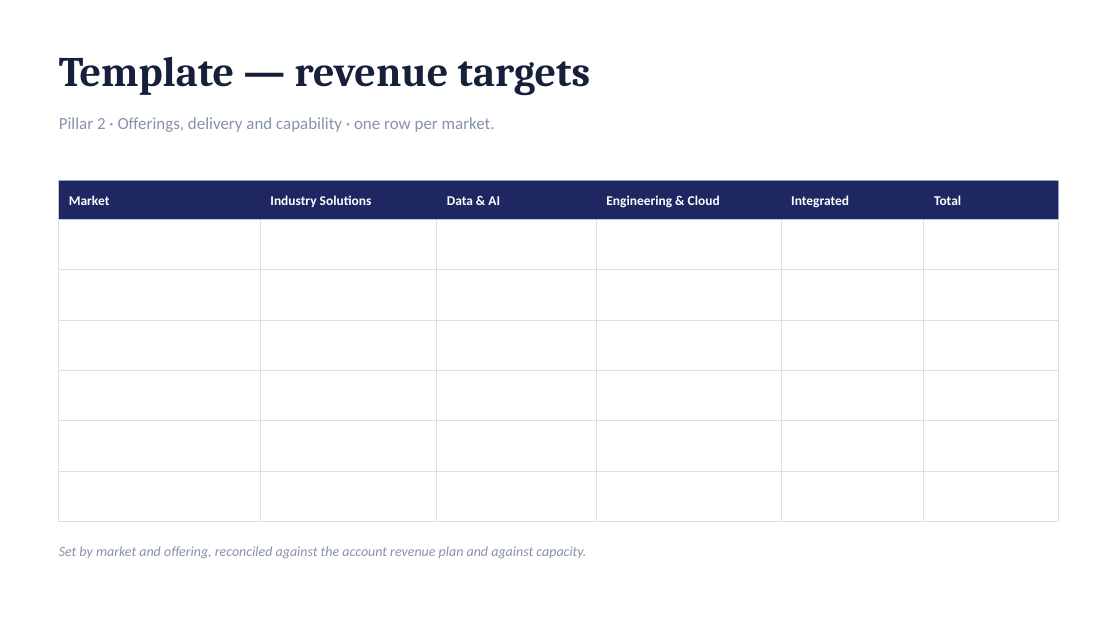
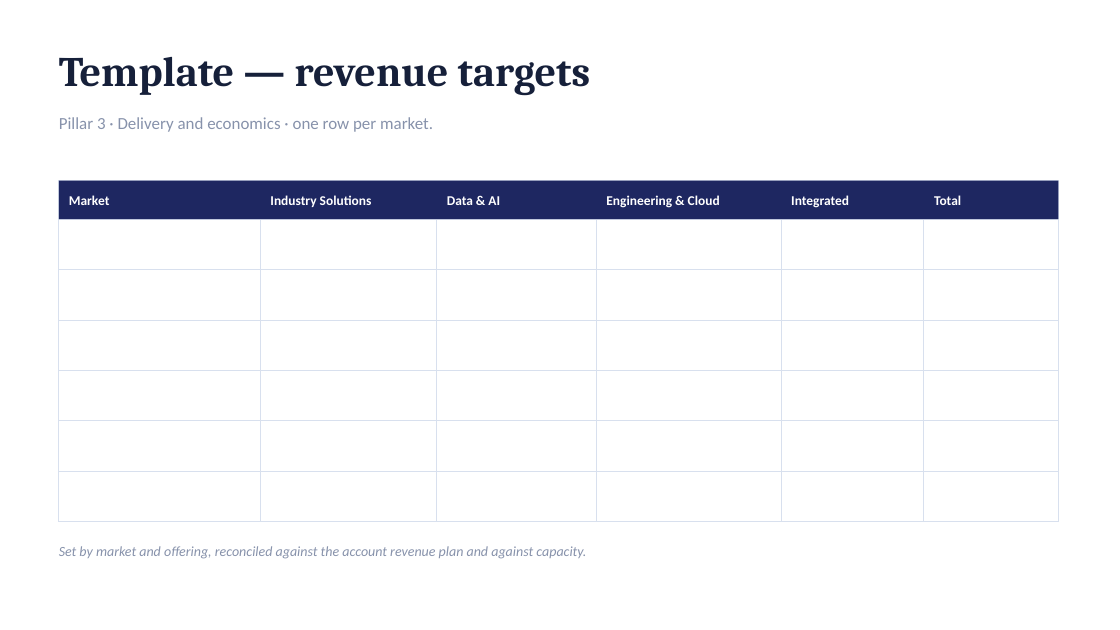
Before and after one commit to dhajjar-cyber/bae, a slide deck: slide 24 of FSI strategy/EAIND-FSI-Strategy-Development-Plan.pptx. Drawn at 1120x630 pixels with LibreOffice and Linux fonts; fonts in the diff are those of the drawing. Boxes give left, top, right and bottom in pixels: in the first picture for what was removed or moved away, otherwise in the second. Text is boxed around its words. In the diff, an @@ line names an element or a change of style, - is before the commit and + after.

```diff
--- a/FSI strategy/EAIND-FSI-Strategy-Development-Plan.pptx
+++ b/FSI strategy/EAIND-FSI-Strategy-Development-Plan.pptx
@@ text at [59, 117, 433, 132]: text changed @@
-Pillar 2 · Offerings, delivery and capability · one row per market.
+Pillar 3 · Delivery and economics · one row per market.
```
Also in this commit, not shown: 15 other slides changed, 2 other files.
